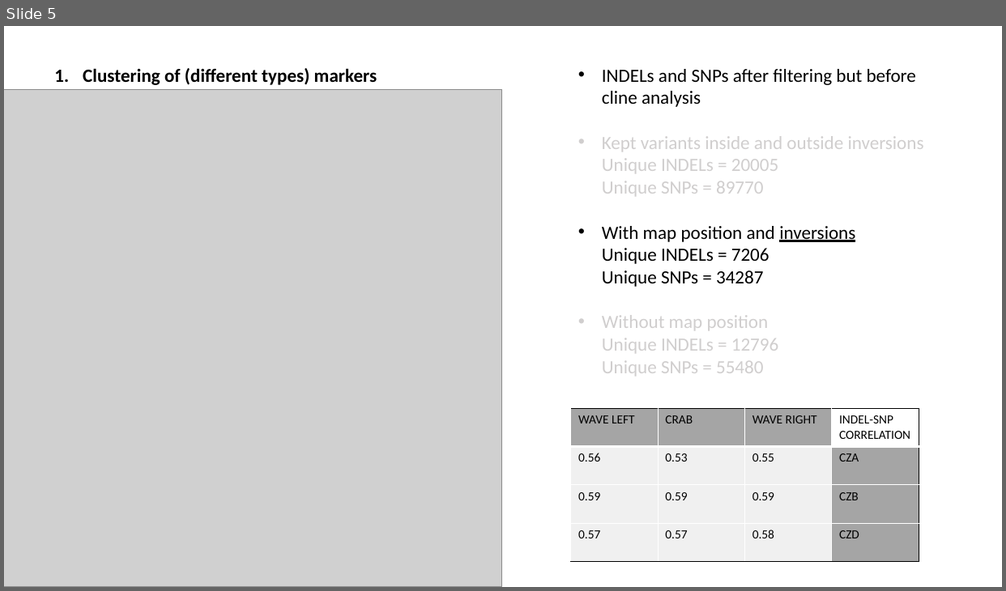
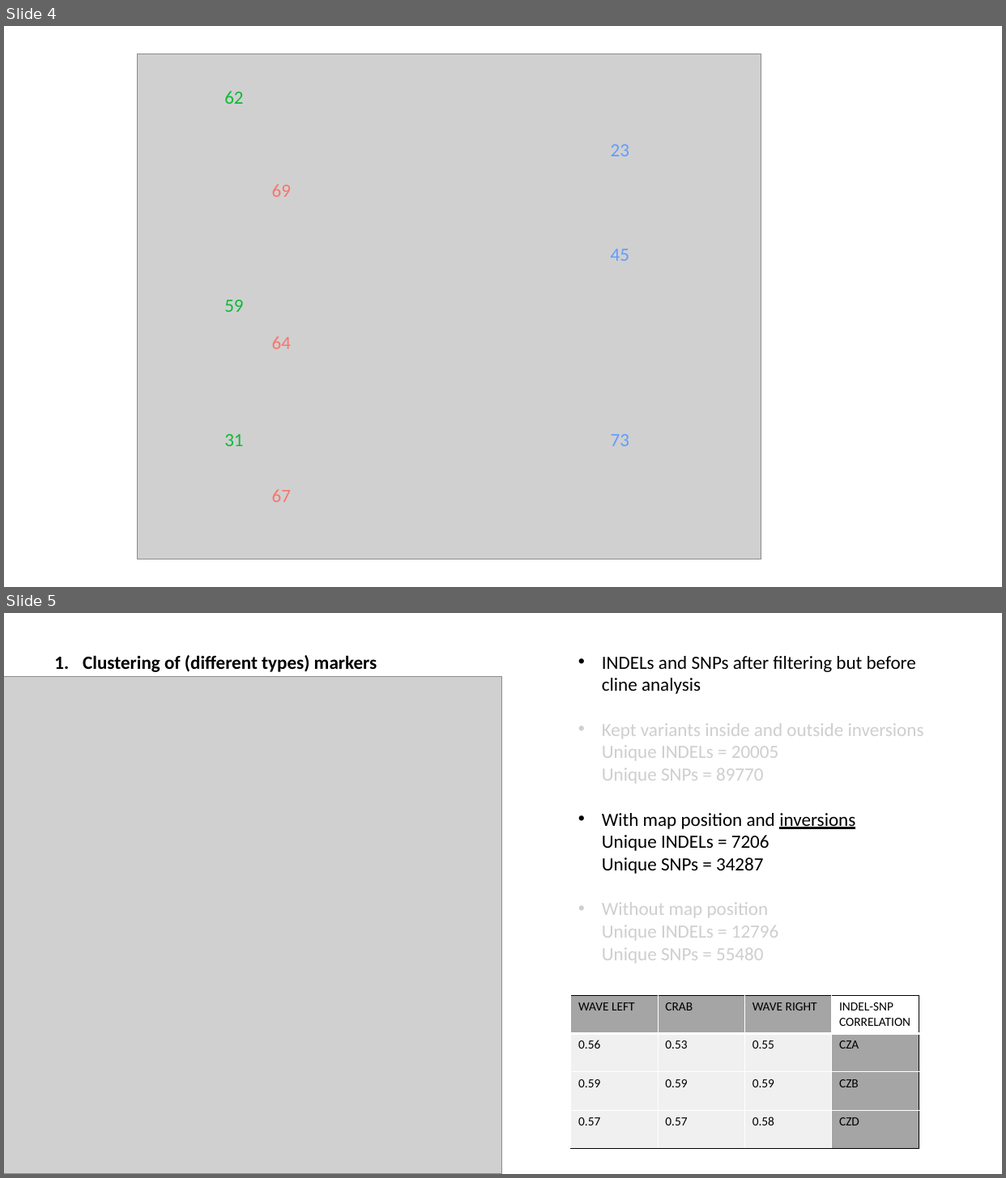
Before and after one commit to sam0per/Littorina_saxatilis_short_variants, a slide deck: short_genetic_variants/docs/short_indels_v02.pptx. Shown one above the other, each under a label of ours: slide 5 before the commit, slides 4 and 5 after it. The pictures are 1006x591 and 1006x1178 pixels, drawn with LibreOffice and Linux fonts; fonts in the diff are those of the drawing; grey boxes stand for pictures. Boxes give left, top, right and bottom in pixels: in the first picture for what was removed or moved away, otherwise in the second. Text is boxed around its words. In the diff, an @@ line names an element or a change of style, - is before the commit and + after.

```diff
--- a/short_genetic_variants/docs/short_indels_v02.pptx
+++ b/short_genetic_variants/docs/short_indels_v02.pptx
@@ slide 4 added at (4,26,1002,587), background #FFFFFF @@
@@ picture added at (138,54,761,560) @@
@@ text added at (224,91,243,104), 18 pt, text #0EBA38 @@
+62
@@ text added at (611,144,629,156), 18 pt, text #619CFF @@
+23
@@ text added at (272,184,291,197), 18 pt, text #F8766C @@
+69
@@ text added at (611,249,629,261), 18 pt, text #619CFF @@
+45
@@ text added at (224,300,243,312), 18 pt, text #0EBA38 @@
+59
@@ text added at (272,336,291,349), 18 pt, text #F8766C @@
+64
@@ text added at (224,434,243,446), 18 pt, text #0EBA38 @@
+31
@@ text added at (611,434,629,446), 18 pt, text #619CFF @@
+73
@@ text added at (272,489,291,502), 18 pt, text #F8766C @@
+67
```
Also in this commit, not shown: 1 slide changed, 1 other slide added, 2 slides removed, 5 other files.
